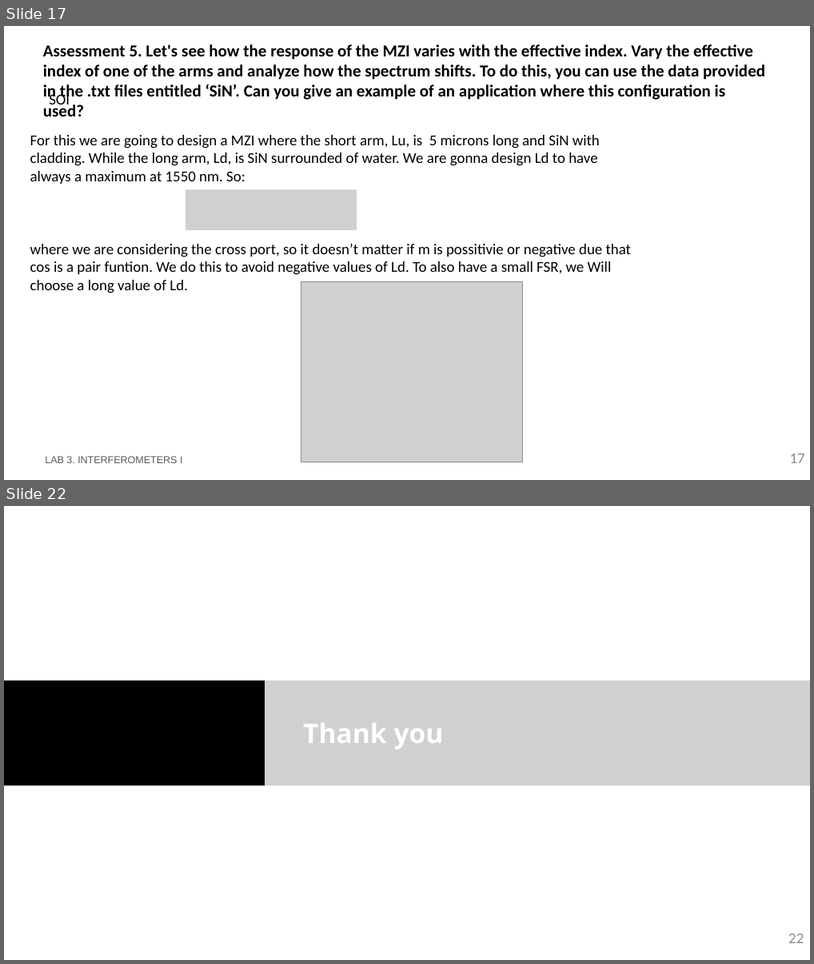
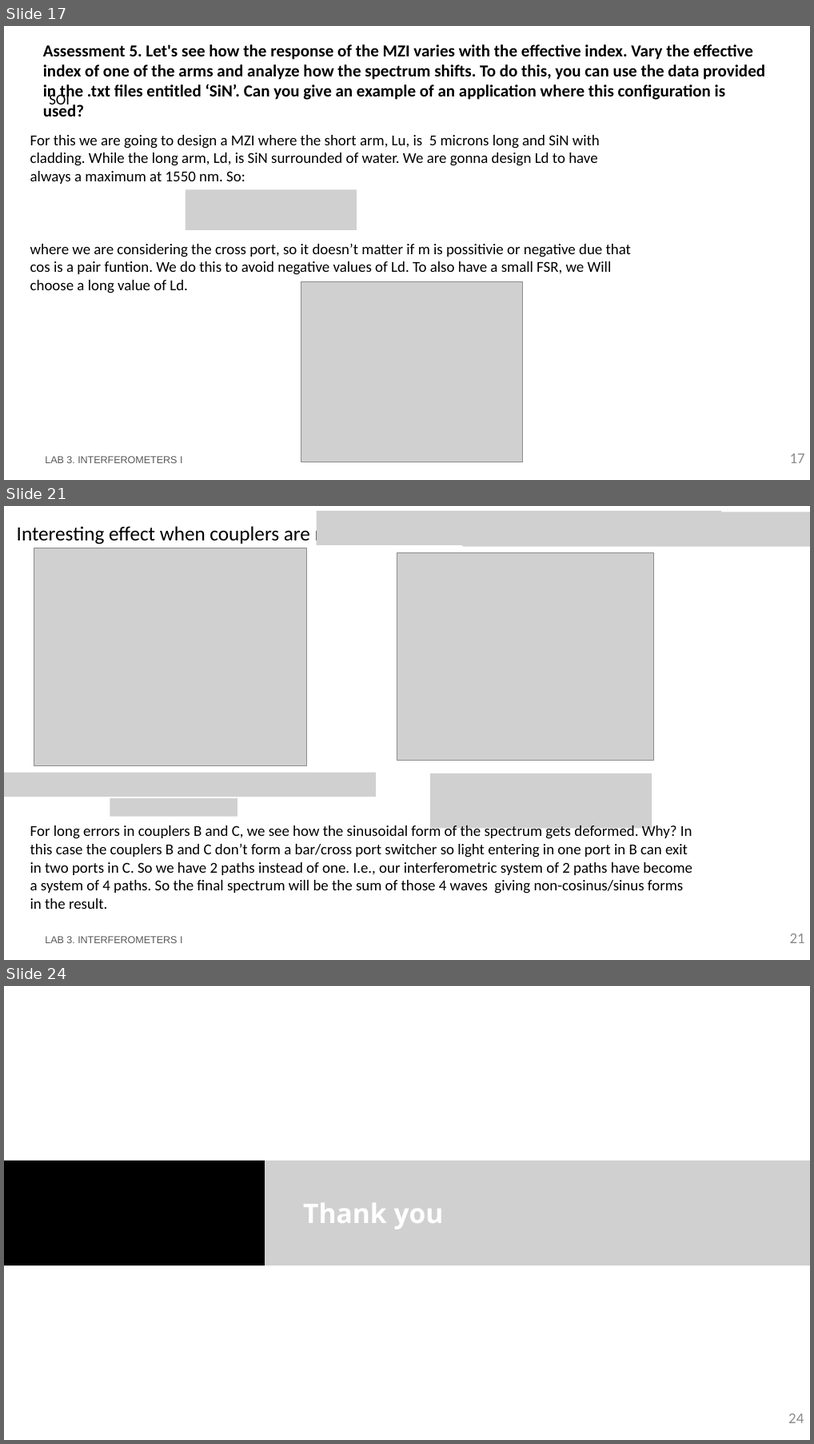
Before and after one commit to DBAEASE/pic-upv-lab3, a slide deck: LabBook_3.pptx. Shown one above the other, each under a label of ours: slides 17 and 22 before the commit, slides 17, 21 and 24 after it; the slides between them are not shown. The pictures are 814x964 and 814x1444 pixels, drawn with LibreOffice and Linux fonts; fonts in the diff are those of the drawing; grey boxes stand for pictures; background and template pictures are left out. Boxes give left, top, right and bottom in pixels: in the first picture for what was removed or moved away, otherwise in the second. Text is boxed around its words. In the diff, an @@ line names an element or a change of style, - is before the commit and + after.

```diff
--- a/LabBook_3.pptx
+++ b/LabBook_3.pptx
@@ slide 21 added at (x1=4, y1=506, x2=810, y2=960), background #FFFFFF @@
@@ text added at (x1=17, y1=521, x2=420, y2=546), 24 pt, text #000000 @@
+Interesting effect when couplers are not perfect…
@@ picture added at (x1=317, y1=511, x2=722, y2=545) @@
@@ picture added at (x1=462, y1=512, x2=810, y2=547) @@
@@ picture added at (x1=34, y1=548, x2=306, y2=765) @@
@@ picture added at (x1=398, y1=553, x2=654, y2=760) @@
@@ picture added at (x1=4, y1=772, x2=377, y2=796) @@
@@ picture added at (x1=430, y1=773, x2=653, y2=828) @@
@@ picture added at (x1=110, y1=798, x2=238, y2=816) @@
@@ text added at (x1=30, y1=824, x2=693, y2=908), 18 pt, text #000000 @@
+For long errors in couplers B and C, we see how the sinusoidal form of the spectrum gets deformed. Why? In this case the couplers B and C don’t form a bar/cross port switcher so light entering in one port in B can exit in two ports in C. So we have 2 paths instead of one. I.e., our interferometric system of 2 paths have become a system of 4 paths. So the final spectrum will be the sum of those 4 waves giving non-cosinus/sinus forms in the result.
@@ text added at (x1=45, y1=936, x2=182, y2=943), 12 pt, text #585858 @@
+LAB 3. INTERFEROMETERS I
@@ page number added at (x1=790, y1=933, x2=806, y2=943), 18 pt, text #8C8C8C @@
+21
@@ what was slide 22 is now slide 24 @@
@@ page number at (x1=789, y1=1413, x2=804, y2=1423): text changed @@
-22
+24
```
Also in this commit, not shown: 3 slides changed, 1 other slide added, 1 other file.
